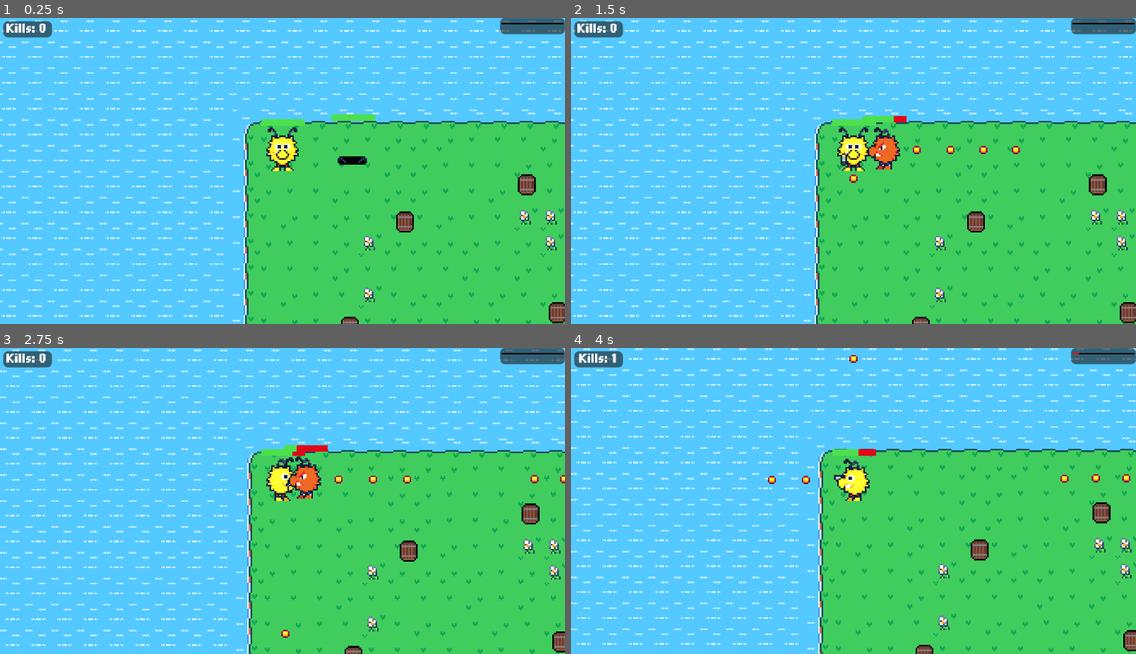
Above: before the commit, frames 1-4 (two rows, left to right).
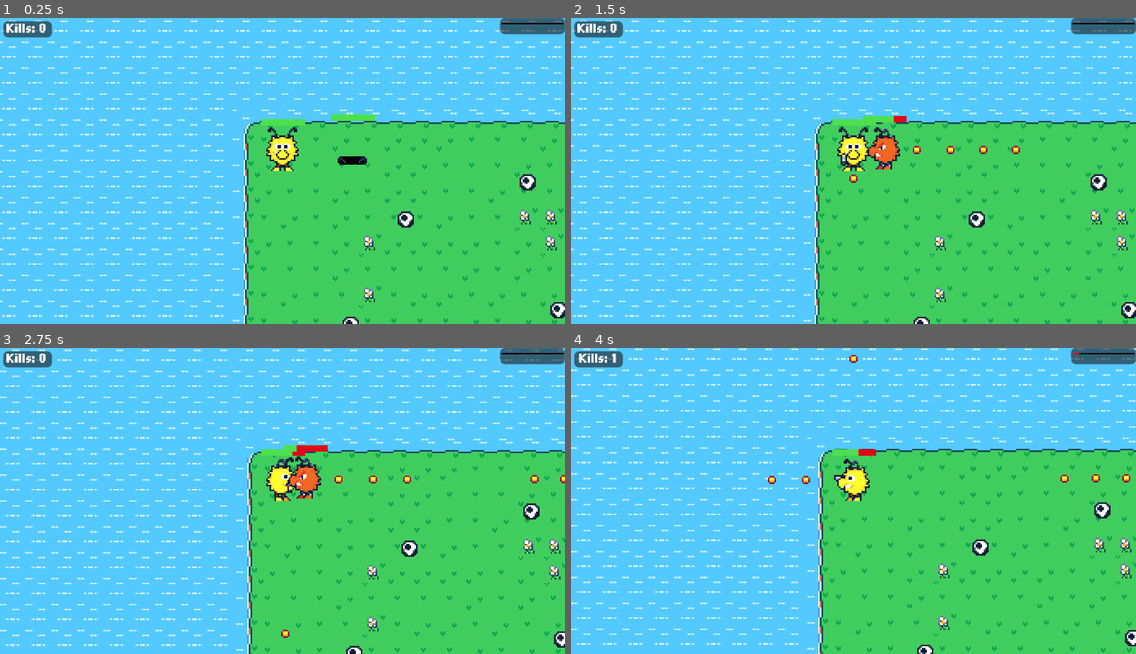
Above: after the commit, the same moments.

Repository: BonnGameDevKurs/gamedevgame
Game: Godot game, scene res://scenes/main.tscn
Two runs of this game, one before a commit and one after it. Both use one fixed random seed, a clock stepped at 60 frames per second and the inputs below. This scene is started directly instead of the project's main scene.
Inputs:
- Up to frame 1 (0.25 s): no input
- Up to frame 2 (1.5 s): hold Right (fire_right) 0.53-1.28 s; tap Space (ability) at 0.6, 1.35 s; hold Down (fire_down) from 1.28 s (still down)
- Up to frame 3 (2.75 s): release Down (fire_down) at 2.03 s; hold Right (fire_right) from 2.03 s (still down); tap Space (ability) at 2.1 s
- Up to frame 4 (4 s): release Right (fire_right) at 2.78 s; hold Up (fire_up) 2.78-3.53 s; tap Space (ability) at 2.85, 3.6 s; hold Left (fire_left) from 3.53 s (still down)

The runs differ from the first frame. In frame 1, 0.7% of the frame differs, in the area x 60-100%, y 50-100%; in frame 2, 0.7%; in frame 3, 0.6%; in frame 4, 0.6%.

Commit message:
replace keg with football

Diff:
--- a/menus/start_menu/start_menu.tscn
+++ b/menus/start_menu/start_menu.tscn
@@ -3,7 +3,7 @@
 [ext_resource type="TileSet" uid="uid://o2pw3q66ur8l" path="res://assets/tilesets/grass_water_dirt/grass_water_dirt_tileset.tres" id="1_g3ifd"]
 [ext_resource type="PackedScene" uid="uid://dn5pmqnms068s" path="res://characters/player/Player.tscn" id="2_w37o8"]
 [ext_resource type="Script" uid="uid://wblgqtpa5x13" path="res://menus/start_menu/static_player.gd" id="3_2fv6y"]
-[ext_resource type="Texture2D" uid="uid://b1kc1ujkcgs2l" path="res://assets/keg.png" id="4_r7mew"]
+[ext_resource type="Texture2D" uid="uid://cycu8rpn6dbm5" path="res://assets/football.png" id="4_w37o8"]
 [ext_resource type="Script" uid="uid://d3sw0dplqkg67" path="res://menus/start_menu/start_button.gd" id="5_un03f"]
 [ext_resource type="FontFile" uid="uid://bug4bpkhu10u5" path="res://assets/nokiafc22.ttf" id="5_w37o8"]
 [ext_resource type="Script" uid="uid://d30ps3netuafa" path="res://menus/start_menu/options_button.gd" id="6_jxplj"]
@@ -76,14 +76,14 @@
 position = Vector2(23, 29)
 script = ExtResource("3_2fv6y")
 
-[node name="Keg2" type="RigidBody2D" parent="."]
+[node name="Football" type="RigidBody2D" parent="."]
 position = Vector2(131, 8)
 collision_mask = 15
 gravity_scale = 0.0
 
-[node name="Sprite2D2" type="Sprite2D" parent="Keg2"]
+[node name="Sprite2D" type="Sprite2D" parent="Football"]
 position = Vector2(13, 40)
-texture = ExtResource("4_r7mew")
+texture = ExtResource("4_w37o8")
 
 [node name="CanvasLayer" type="CanvasLayer" parent="."]
 
--- /dev/null
+++ b/misc/football/football.tscn
@@ -0,0 +1,17 @@
+[gd_scene load_steps=3 format=3 uid="uid://bkhcmswqnxk1i"]
+
+[ext_resource type="Texture2D" uid="uid://cycu8rpn6dbm5" path="res://assets/football.png" id="1_7yb6e"]
+
+[sub_resource type="CircleShape2D" id="CircleShape2D_7yb6e"]
+radius = 5.5
+
+[node name="Football" type="RigidBody2D"]
+collision_layer = 16
+collision_mask = 31
+gravity_scale = 0.0
+
+[node name="Sprite2D" type="Sprite2D" parent="."]
+texture = ExtResource("1_7yb6e")
+
+[node name="CollisionShape2D" type="CollisionShape2D" parent="."]
+shape = SubResource("CircleShape2D_7yb6e")
--- a/misc/keg/keg.tscn
+++ /dev/null
@@ -1,19 +0,0 @@
-[gd_scene load_steps=3 format=3 uid="uid://bkhcmswqnxk1i"]
-
-[ext_resource type="Texture2D" uid="uid://b1kc1ujkcgs2l" path="res://assets/keg.png" id="1_xpsmc"]
-
-[sub_resource type="CapsuleShape2D" id="CapsuleShape2D_oymgl"]
-radius = 5.5
-height = 14.0
-
-[node name="Keg" type="RigidBody2D"]
-collision_layer = 16
-collision_mask = 31
-gravity_scale = 0.0
-
-[node name="Sprite2D2" type="Sprite2D" parent="."]
-texture = ExtResource("1_xpsmc")
-
-[node name="CollisionShape2D" type="CollisionShape2D" parent="."]
-position = Vector2(-0.5, 1.5)
-shape = SubResource("CapsuleShape2D_oymgl")
--- a/scenes/main.tscn
+++ b/scenes/main.tscn
@@ -3,7 +3,7 @@
 [ext_resource type="PackedScene" uid="uid://dn5pmqnms068s" path="res://characters/player/Player.tscn" id="1_6gmmr"]
 [ext_resource type="TileSet" uid="uid://o2pw3q66ur8l" path="res://assets/tilesets/grass_water_dirt/grass_water_dirt_tileset.tres" id="1_81ydp"]
 [ext_resource type="Script" uid="uid://u04vv6qah2ac" path="res://scenes/main.gd" id="1_tefeu"]
-[ext_resource type="PackedScene" uid="uid://bkhcmswqnxk1i" path="res://misc/keg/keg.tscn" id="3_tbgi4"]
+[ext_resource type="PackedScene" uid="uid://bkhcmswqnxk1i" path="res://misc/football/football.tscn" id="3_tbgi4"]
 [ext_resource type="FontFile" uid="uid://bug4bpkhu10u5" path="res://assets/nokiafc22.ttf" id="5_tipki"]
 [ext_resource type="Script" uid="uid://dg8iq2kypf2x6" path="res://scenes/ability_bar.gd" id="7_85g3d"]
 [ext_resource type="PackedScene" uid="uid://cj3rfysoalbsb" path="res://menus/death_screen/death_screen.tscn" id="7_o6xl0"]
@@ -37,9 +37,6 @@
 limit_smoothed = true
 position_smoothing_enabled = true
 position_smoothing_speed = 15.0
-
-[node name="Keg" parent="." instance=ExtResource("3_tbgi4")]
-position = Vector2(94, 56)
 
 [node name="CanvasLayer" type="CanvasLayer" parent="."]
 
@@ -87,23 +84,26 @@
 [node name="Enemy" parent="." instance=ExtResource("9_85g3d")]
 position = Vector2(61, 24)
 
-[node name="Keg2" parent="." instance=ExtResource("3_tbgi4")]
+[node name="Football" parent="." instance=ExtResource("3_tbgi4")]
 position = Vector2(188, 112)
 
-[node name="Keg3" parent="." instance=ExtResource("3_tbgi4")]
+[node name="Football2" parent="." instance=ExtResource("3_tbgi4")]
 position = Vector2(60, 121)
 
-[node name="Keg4" parent="." instance=ExtResource("3_tbgi4")]
+[node name="Football3" parent="." instance=ExtResource("3_tbgi4")]
 position = Vector2(280, 51)
 
-[node name="Keg5" parent="." instance=ExtResource("3_tbgi4")]
+[node name="Football4" parent="." instance=ExtResource("3_tbgi4")]
 position = Vector2(227, 175)
 
-[node name="Keg6" parent="." instance=ExtResource("3_tbgi4")]
+[node name="Football5" parent="." instance=ExtResource("3_tbgi4")]
 position = Vector2(129, 167)
 
-[node name="Keg7" parent="." instance=ExtResource("3_tbgi4")]
+[node name="Football6" parent="." instance=ExtResource("3_tbgi4")]
 position = Vector2(169, 33)
+
+[node name="Football7" parent="." instance=ExtResource("3_tbgi4")]
+position = Vector2(94, 56)
 
 [node name="DeathLayer" type="CanvasLayer" parent="."]
 layer = 4
Binary file added: assets/football.png
Not shown, changed: assets/football.png.import
Binary file removed: assets/keg.png
